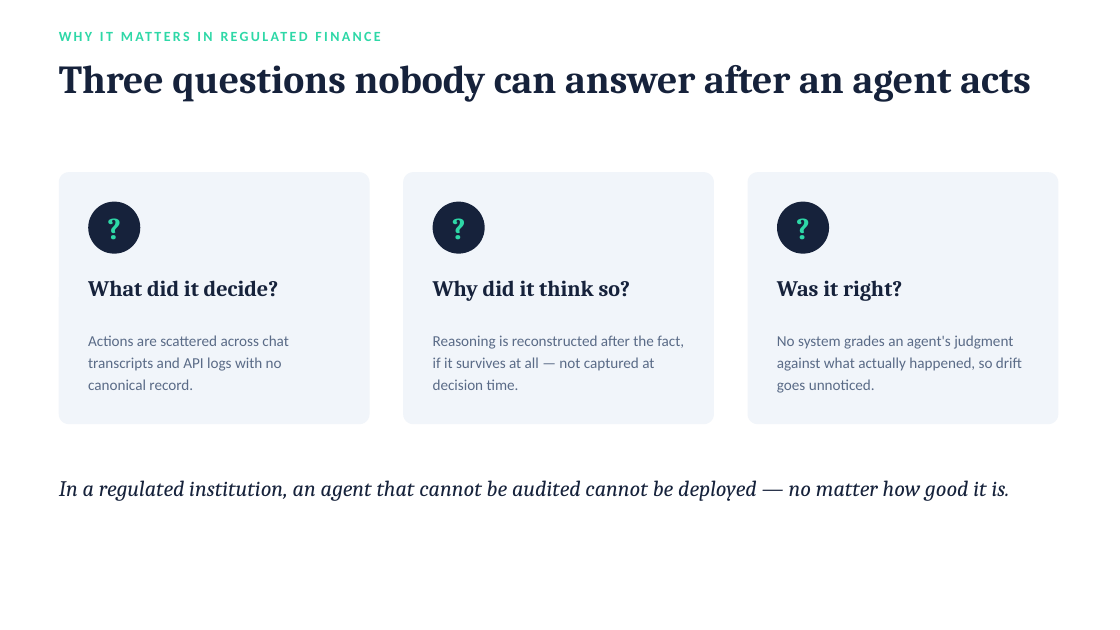
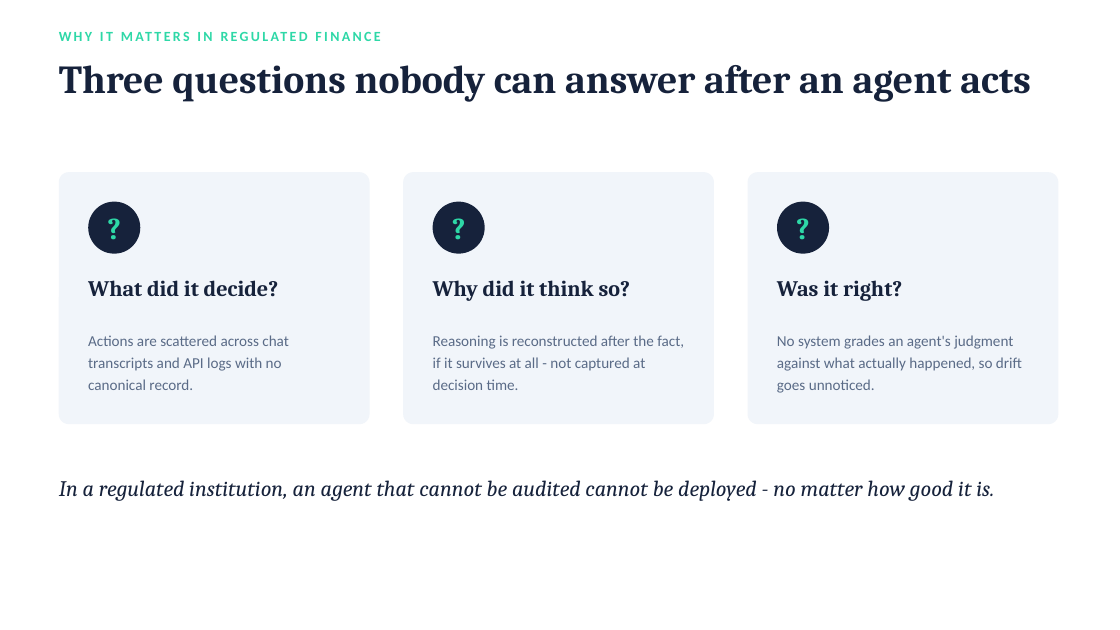
Before and after one commit to hasil7677/finLM, a slide deck: slide 3 of finLM_CodeStreet2026.pptx. Drawn at 1120x630 pixels with LibreOffice and Linux fonts; fonts in the diff are those of the drawing. Boxes give left, top, right and bottom in pixels: in the first picture for what was removed or moved away, otherwise in the second. Text is boxed around its words. In the diff, an @@ line names an element or a change of style, - is before the commit and + after.

```diff
--- a/finLM_CodeStreet2026.pptx
+++ b/finLM_CodeStreet2026.pptx
@@ text at box(433, 335, 684, 390): text changed @@
-Reasoning is reconstructed after the fact, if it survives at all — not captured at decision time.
+Reasoning is reconstructed after the fact, if it survives at all - not captured at decision time.
@@ text at box(59, 480, 994, 501): text changed @@
-In a regulated institution, an agent that cannot be audited cannot be deployed — no matter how good it is.
+In a regulated institution, an agent that cannot be audited cannot be deployed - no matter how good it is.
```
Also in this commit, not shown: 10 other slides changed, 42 other files.
